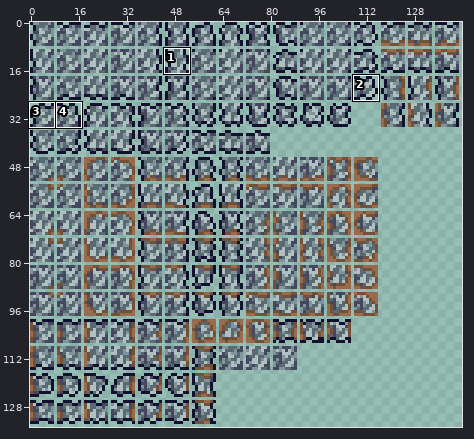
A sprite sheet gets an edit: Content/Tiles/Natural/CoalOre.png. The picture above shows the old version from afar; the outline marks the close-up.
Close-up. Before:
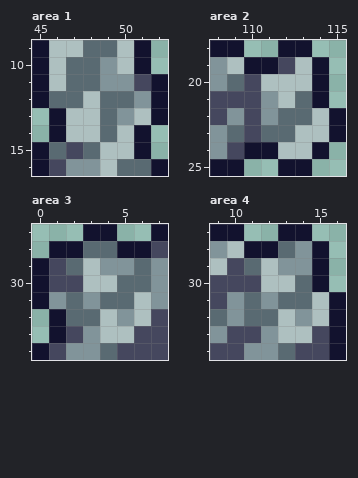
The file is 288x270 pixels, drawn in blocks of 2x2; one block is one cell here. Shown: area 1: x 45..52, y 9..16; area 2: x 108..115, y 18..25; area 3: x 0..7, y 27..34; area 4: x 9..16, y 27..34. The commit also changed other parts of the picture, which this record leaves out.
The result:
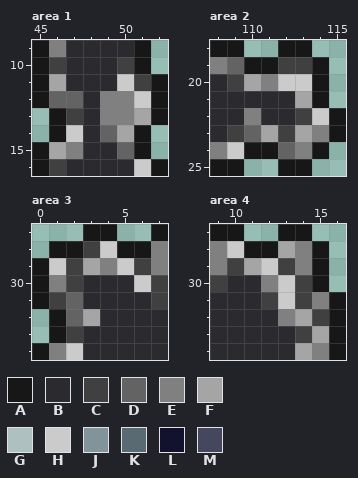
Palette (. is transparent): A #171717  B #2b2a2e  C #404040  D #636363  E #808080  F #a5a5a5  G #aec0c0  H #cbcbcb  J #81949a  K #596a72  L #12122e  M #45475e
From old to new:
--- area 1
@@ x 45..52 @@
- 9 LGGKKGL.
-10 LGKKJGL.
-11 LGKKJJML
-12 LKKGKKJL
-13 .LGGKJGL
-14 .LGGKGL.
-15 LKMKGGL.
-16 LMJJGKKL
+ 9 AEBBBBA.
+10 ACBBBCA.
+11 AFBBBHCA
+12 ADDBEEHA
+13 .ACBEEFA
+14 .AHBDFA.
+15 AFEBBDA.
+16 ACBBBBHA
--- area 2
@@ x 108..115 @@
-18 LL..LL..
-19 JGLLMGL.
-20 JKMGGGL.
-21 MMMJGKL.
-22 MJMJKKGL
-23 JKMKKGGL
-24 JMLLGGL.
-25 LL..LL..
+18 AA..AA..
+19 EDAACCA.
+20 BCFEHHA.
+21 BBBBBFA.
+22 BBEBBCHA
+23 BCDFCFEA
+24 EHAADEA.
+25 AA..AA..
--- area 3
@@ x 0..7 @@
-27 ...LL..L
-28 .LLKKLLM
-29 LMKGJJKJ
-30 LMMGGKKJ
-31 LJKJKKGJ
-32 .LKKGJGM
-33 .LMJGGMM
-34 LMJJKMMM
+27 ...AA..A
+28 .AACHAAE
+29 AHCFEHCE
+30 AECBBBHC
+31 ACDBBBBC
+32 .ADFBBBB
+33 .ACBBBBB
+34 AEHBBBBB
--- area 4
@@ x 9..16 @@
-27 LL..LL..
-28 JGLLKJL.
-29 GMKGJJL.
-30 MMMGGKL.
-31 MJKJKKGL
-32 KJKKGJGL
-33 JMMJGGML
-34 MMJJKMML
+27 AA..AA..
+28 EHAAFEA.
+29 ECFHCEA.
+30 CBBEHCA.
+31 BBBCHCEA
+32 BBBBEFCA
+33 BBBBBCFA
+34 BBBBBFEA
Where, in picture pixels (left, top, right, bottom), the same in both close-ups:
changed: (32, 40, 168, 176)
changed: (210, 40, 346, 176)
changed: (32, 224, 168, 360)
changed: (210, 224, 346, 360)
